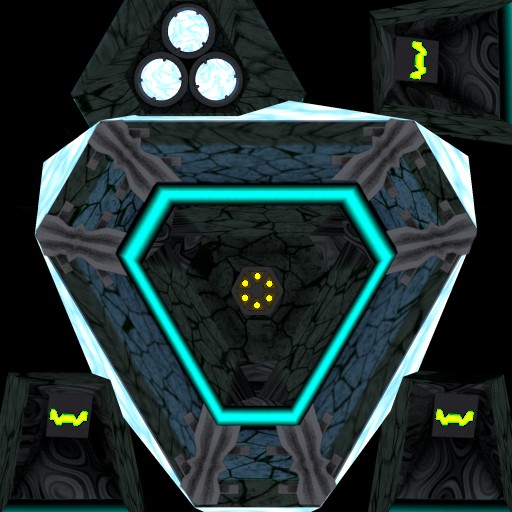
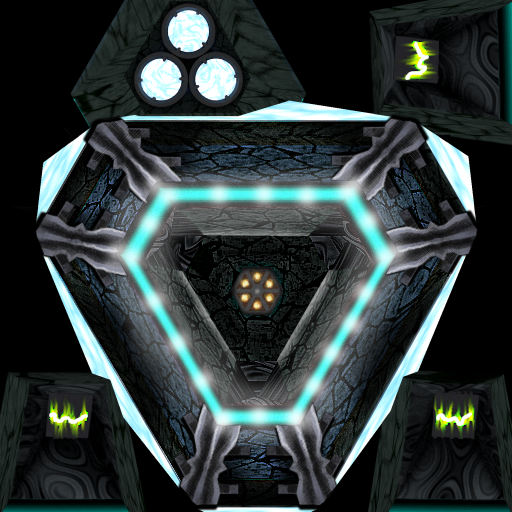
Layers edited between the first and the second 512 × 512 image:
added layer "groove highlights" above "groove1b" over [49, 41, 472, 426]
added layer "groove1b" above "groove2b" over [393, 35, 439, 84]
added layer "groove2b" above "groove3b" over [45, 391, 93, 439]
added layer "groove3b" above "groove1" over [431, 391, 479, 439]
renamed "groove.png#1" to "groove3", painted on it over [431, 391, 479, 439]
added layer "sides of top - highlights" above "glow from lightbar" over [171, 224, 340, 371]
added layer "glow from lightbar" above "top hex highlight" over [98, 165, 415, 444]
added layer "top hex highlight" (40%) above "top hex noise" over [253, 287, 262, 296]
added layer "top hex noise" (12%) above "top hex lowlights" over [230, 267, 284, 315]
added layer "top hex lowlights" above "top hex lights highlights" over [230, 267, 284, 315]
added layer "top hex lights highlights" above "top hex lights halo" over [241, 273, 273, 309]
added layer "top hex lights halo" (44%) above "top hex lights" over [239, 271, 275, 310]
added layer "top hex lights" (46%) above "top hex02" over [238, 269, 276, 312]
added layer "top hex02" above "clamps highlights" over [230, 267, 284, 315]
added layer "clamps highlights" above "clamps lowlights" over [38, 118, 476, 505]
added layer "clamps lowlights" above "clamps.png" over [36, 118, 477, 506]
moved "clamps.png" above "clamps shadow soft", painted on it over [35, 117, 478, 507]
added layer "clamps shadow soft" above "clamps shadow hard" over [34, 114, 479, 511]
added layer "clamps shadow hard" above "hovernet_06_top2.png" over [34, 114, 479, 511]
added layer "body lowlights" above "body noise" over [34, 120, 475, 506]
added layer "body noise" (17%) above "body02" over [34, 120, 475, 506]
added layer "body02" above "Hintergrund" over [34, 120, 475, 506]
